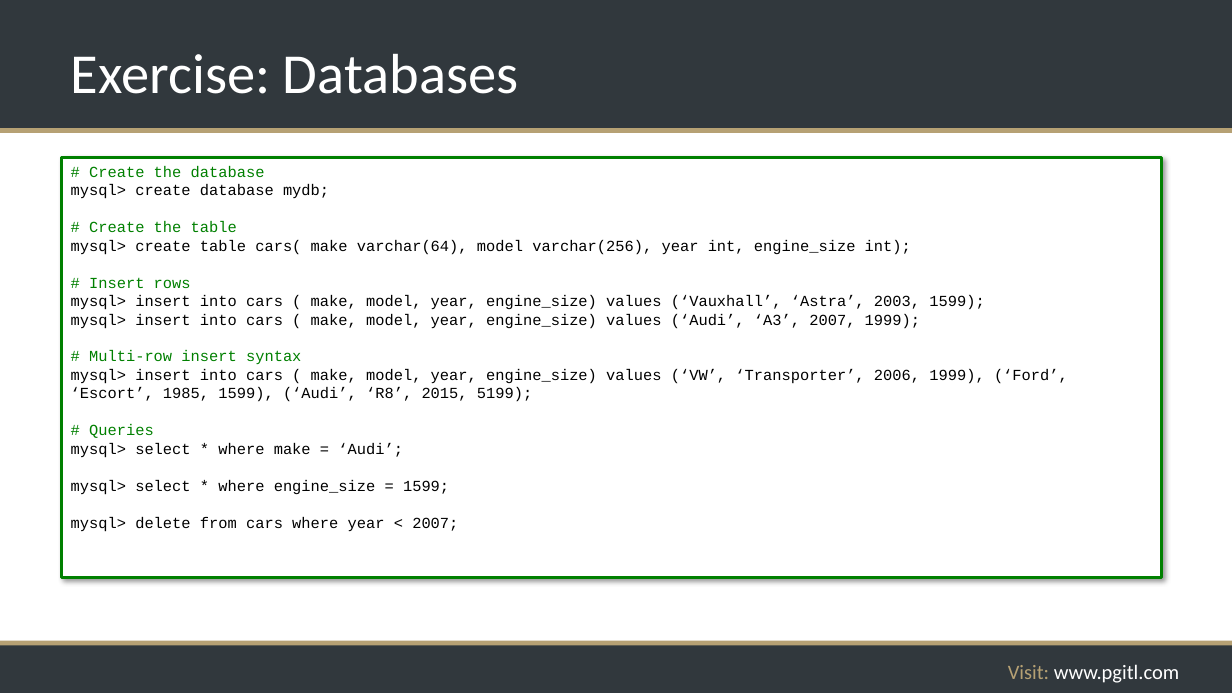
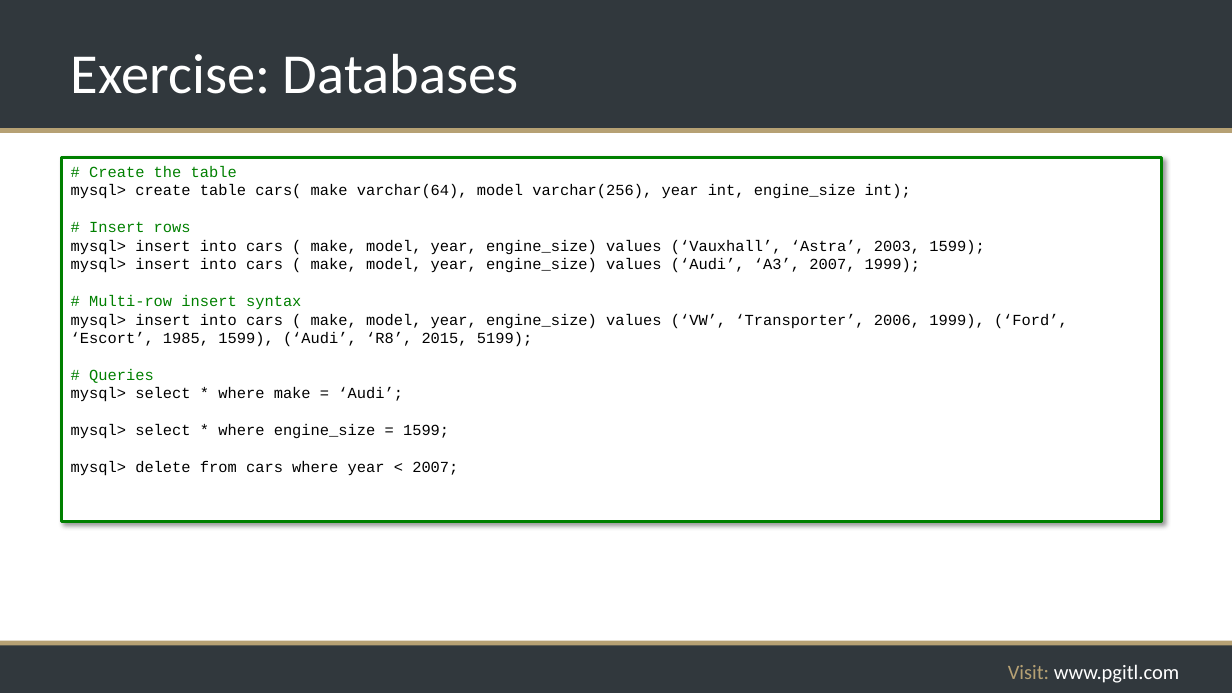
Before and after one commit to rikkouri/project-a, a slide deck: slide 202 of Programming Foundations.pptx. Drawn at 1232x693 pixels with LibreOffice and Linux fonts; fonts in the diff are those of the drawing; background and template pictures are left out. Boxes give left, top, right and bottom in pixels: in the first picture for what was removed or moved away, otherwise in the second. Text is boxed around its words. In the diff, an @@ line names an element or a change of style, - is before the commit and + after.

```diff
--- a/Programming Foundations.pptx
+++ b/Programming Foundations.pptx
@@ rectangle "# Create the table": place and size @@
-rectangle "# Create the table" at bbox=[62, 157, 1163, 577]
+rectangle "# Create the table" at bbox=[62, 157, 1163, 521]
@@ text in rectangle at bbox=[71, 166, 329, 199]: paragraphs removed @@
-# Create the database
-mysql> create database mydb;
```
Also in this commit, not shown: 1 other slide changed.
